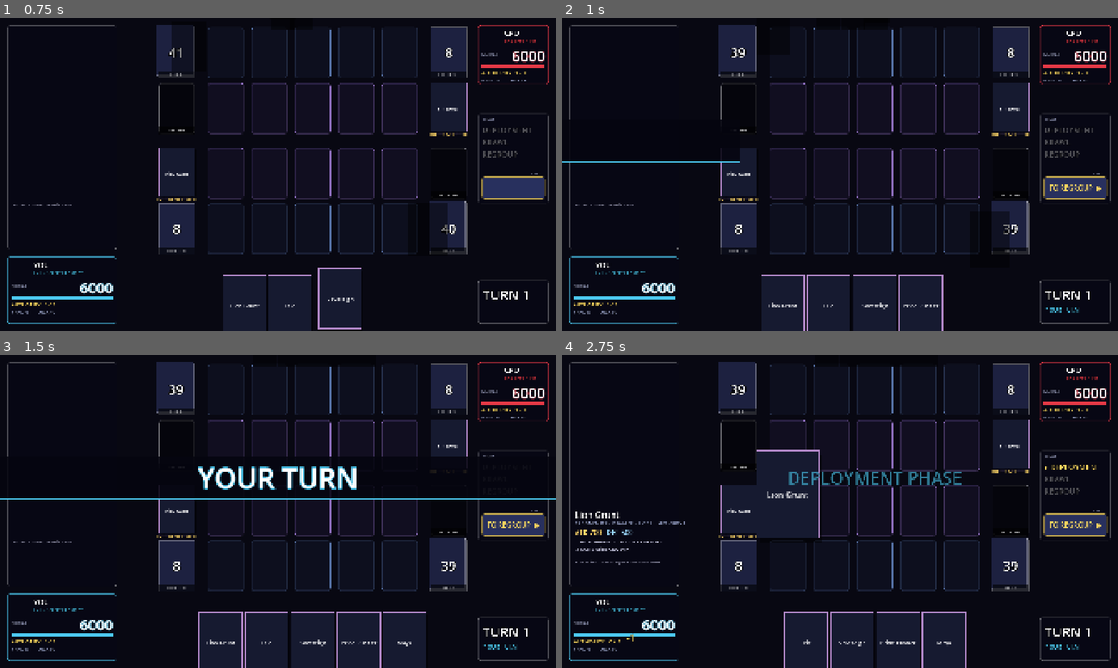
Above: before the commit, frames 1-4 (two rows, left to right).
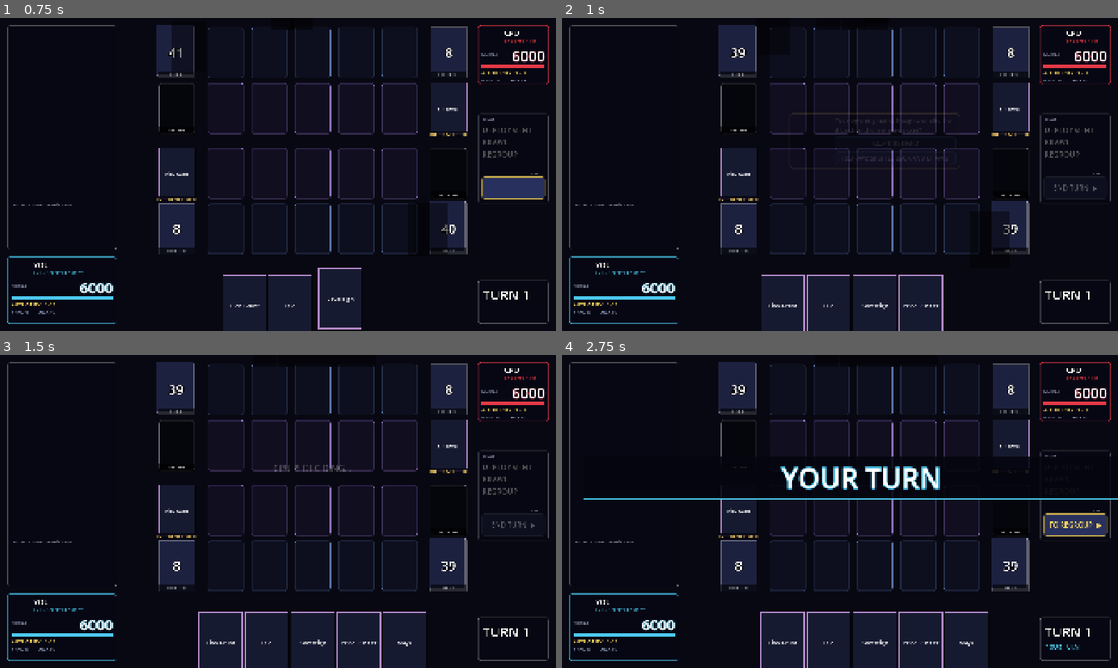
Above: after the commit, the same moments.

Repository: jacob199097/alleyway-brawlers
Game: Godot game, scene res://tests/ui_smoke.tscn
Two runs of this game, one before a commit and one after it. Both use one fixed random seed, a clock stepped at 60 frames per second and the inputs below. This scene is started directly instead of the project's main scene.
Inputs (mouse positions are in pixels of both pictures, inside the frame that each line leads up to):
- Up to frame 1 (0.75 s): click (511, 187) at 0.5 s
- Up to frame 2 (1 s): no input
- Up to frame 3 (1.5 s): click (511, 524) at 1.25 s, where only the run before the commit has a clickable "TO REGROUP ▶"
- Up to frame 4 (2.75 s): click "TO REGROUP ▶" at 2 s

Frame 1 is identical in both runs. In frame 2, 1.5% of the frame differs, in the area x 0-99%, y 30-95%; in frame 3, 3.8%; in frame 4, 8.1%, in the area x 2-100%, y 30-100%.

Commit message:
Rules: mulligan, Downed cards get back up, second-player Authority bonus
- Mulligan: each player may shuffle their opening hand back and draw a new
  one, once (first player decides first, then turn 1 begins).
- A Downed character stays down for a full round (the opponent gets one
  turn to finish it off), then stands up in DEF at the start of its
  owner's turn. Standing up right away stalled games (avg 38 turns,
  ~20% hit the turn cap), so the one-round wait is deliberate.
- Going second: +1 Authority on that player's first turn. CPU mirror
  matches went from 70% first-player wins to 44% (an extra opening card
  did nothing; the bonus on their second turn gave 64%).
- Same changes in the server copy (golden test: 100 games, 0 mismatches).
- Hand sweep animation for a redraw; UI smoke answers the mulligan prompt.

Co-Authored-By: Claude Opus 5.5 <noreply@anthropic.com>

Diff:
--- a/godot/scripts/duel/duel.gd
+++ b/godot/scripts/duel/duel.gd
@@ -514,6 +514,8 @@
 	match ev.type:
 		"draw":
 			await _ev_draw(ev)
+		"mulligan":
+			await _ev_mulligan(ev)
 		"turn":
 			await _ev_turn(ev)
 		"phase":
@@ -603,6 +605,29 @@
 		await t.finished
 
 
+## A redrawn opening hand: the cards sweep back into the deck (the new ones arrive as draws).
+func _ev_mulligan(ev: Dictionary) -> void:
+	var side: String = ev.side
+	var mine := side == "player"
+	Sfx.play("whoosh", 0.9)
+	_float_text(Vector2(1080, DIVIDER_Y), "NEW HAND" if mine else "OPPONENT REDRAWS", BLUE if mine else RED, 40)
+	var views: Array = hand[side].duplicate()
+	hand[side].clear()
+	for v in views:
+		if v == _hovered:
+			_hovered = null
+		v.busy = true
+		v.z_index = 400
+		if v.face_up:
+			v.flip(false)
+		var t := create_tween().set_parallel().set_trans(Tween.TRANS_QUAD).set_ease(Tween.EASE_IN)
+		t.tween_property(v, "position", pile_pos(side, "deck"), 0.3)
+		t.tween_property(v, "scale", Vector2.ONE, 0.3)
+		t.chain().tween_callback(v.queue_free)
+		await _wait(0.05)
+	await _wait(0.35)
+
+
 func _ev_turn(ev: Dictionary) -> void:
 	var mine: bool = ev.side == "player"
 	_cancel_interaction()
--- a/godot/scripts/duel/duel_state.gd
+++ b/godot/scripts/duel/duel_state.gd
@@ -18,6 +18,7 @@
 const MAX_AUTHORITY := 15
 const HAND_LIMIT := 9
 const OPENING_HAND := 5
+const SECOND_PLAYER_AUTHORITY := 1 # going second: extra Authority on your first turn only
 const LEADER_DEFEAT_PENALTY := 1000
 const FRONT := [0, 1, 2, 3, 4]   # character slots
 const BACK := [5, 6, 7, 8, 9]    # ambush slots
@@ -40,6 +41,7 @@
 var _asks: Array = []        # prompts queued behind `pending`
 var _in_answer := false      # prompts raised while answering one go first
 var _new_asks: Array = []
+var _fixed_order := false    # seed -1: never shuffle (tests compare engines)
 
 
 ## decks/hideouts: {"player": [card ids], "opponent": [...]}; leaders: {"player": id, ...}
@@ -49,6 +51,7 @@
 	else:
 		rng.randomize()
 	active = first
+	_fixed_order = seed_value == -1
 	for side in ["player", "opponent"]:
 		var deck: Array = []
 		for id in decks[side]:
@@ -255,7 +258,9 @@
 	for i in OPENING_HAND:
 		_draw(active, true)
 		_draw(other(active), true)
-	_begin_turn()
+	# Each player may redraw their opening hand once, first player first; then turn 1 begins
+	var first := active
+	_ask_mulligan(first, func(): _ask_mulligan(other(first), _begin_turn))
 	_flush_asks()
 
 
@@ -867,8 +872,27 @@
 		s.authority_max = mini(MAX_AUTHORITY, s.authority_max + 1)
 		s.authority = s.authority_max
 		_emit("authority", {"side": active, "value": s.authority, "max": s.authority_max, "delta": 1})
+	# Going second is a disadvantage (in CPU mirror matches the first player won ~70%);
+	# one extra Authority on that player's first turn brings it close to even
+	if turn == 2 and SECOND_PLAYER_AUTHORITY > 0:
+		s.authority = s.authority_max + SECOND_PLAYER_AUTHORITY
+		_emit("authority", {"side": active, "value": s.authority, "max": s.authority_max, "delta": SECOND_PLAYER_AUTHORITY})
 	if turn > 1:
 		_draw(active)
+	# A Downed character stays down for a full round (the opponent gets one turn to finish it
+	# off), then gets back up in DEF position at the start of its owner's turn. It can't
+	# switch back to ATK until the turn after.
+	for e in characters(active):
+		if not e.card.downed:
+			e.card.erase("down_turns")
+		elif int(e.card.get("down_turns", 0)) >= 1:
+			e.card.downed = false
+			e.card.erase("down_turns")
+			e.card.position = "def"
+			e.card.position_turn = turn
+			_emit("stand", {"side": active, "slot": e.slot, "card": e.card.duplicate(true)})
+		else:
+			e.card.down_turns = 1
 	# King's Test survivors may promote at the start of their owner's next turn
 	for e in characters(active):
 		if e.card.get("kings_test", false):
@@ -952,6 +976,32 @@
 		then.call(at))
 
 
+## Opening hand: keep it, or shuffle it back and draw the same number again (once).
+## The suggested choice comes first: redraw when nothing in hand is cheap enough to play early.
+func _ask_mulligan(side: String, then: Callable) -> void:
+	var keep := {"id": "keep", "label": "KEEP THIS HAND"}
+	var redraw := {"id": "redraw", "label": "REDRAW: SHUFFLE BACK AND DRAW %d" % sides[side].hand.size()}
+	var cheap: bool = sides[side].hand.any(func(c): return c.cardType == "gang_member" and int(c.authority) <= 2)
+	_ask(side, "mulligan", "Your opening hand. Keep it, or shuffle it back and draw a new one?", {},
+		[keep, redraw] if cheap else [redraw, keep], func(choice: String):
+			if choice == "redraw":
+				_mulligan(side)
+			then.call())
+
+
+func _mulligan(side: String) -> void:
+	var s: Dictionary = sides[side]
+	var n: int = s.hand.size()
+	for c in s.hand:
+		s.deck.push_front(c)   # to the bottom: draws come off the back
+	s.hand.clear()
+	if not _fixed_order:
+		_shuffle(s.deck)
+	_emit("mulligan", {"side": side, "count": n})
+	for i in n:
+		_draw(side, true)
+
+
 func _ask_discard(side: String, count: int, then: Callable) -> void:
 	var ask := {"kind": "discard", "side": side, "count": count, "cb": then,
 		"prompt": "Choose %d card%s to discard" % [count, "" if count == 1 else "s"]}
--- a/godot/tests/ui_smoke.gd
+++ b/godot/tests/ui_smoke.gd
@@ -26,7 +26,11 @@
 		get_tree().quit(1)
 		return
 	var d: DuelState = duel_screen.duel
-	while duel_screen._playing or d.active != "player" or d.phase != "deployment":
+	while duel_screen._playing or d.active != "player" or d.phase != "deployment" or not d.pending.is_empty():
+		# The opening-hand (mulligan) prompt comes first: answer it through its buttons
+		if not duel_screen._playing and d.pending.get("side") == "player" and duel_screen._mode == "choose":
+			prompts[d.pending.key] = prompts.get(d.pending.key, 0) + 1
+			_first_enabled_button(duel_screen._menu).pressed.emit()
 		await get_tree().process_frame
 	var answered: Array = []
 	d._ask("player", "test", "Pick one", {}, [{"id": "a", "label": "A"}, {"id": "b", "label": "B"}],
@@ -40,7 +44,7 @@
 	_first_enabled_button(duel_screen._menu).pressed.emit()
 	_check(answered == ["a"], "prompt answer reaches the rules")
 	_check(d.pending.is_empty(), "prompt cleared")
-	prompts["test"] = 1
+	prompts["test"] = prompts.get("test", 0) + 1
 
 
 func _run() -> void:
Not shown, added: godot/scripts/duel/attack_arrow.gd.uid
Not shown, changed: shared/duel/DuelState.js
